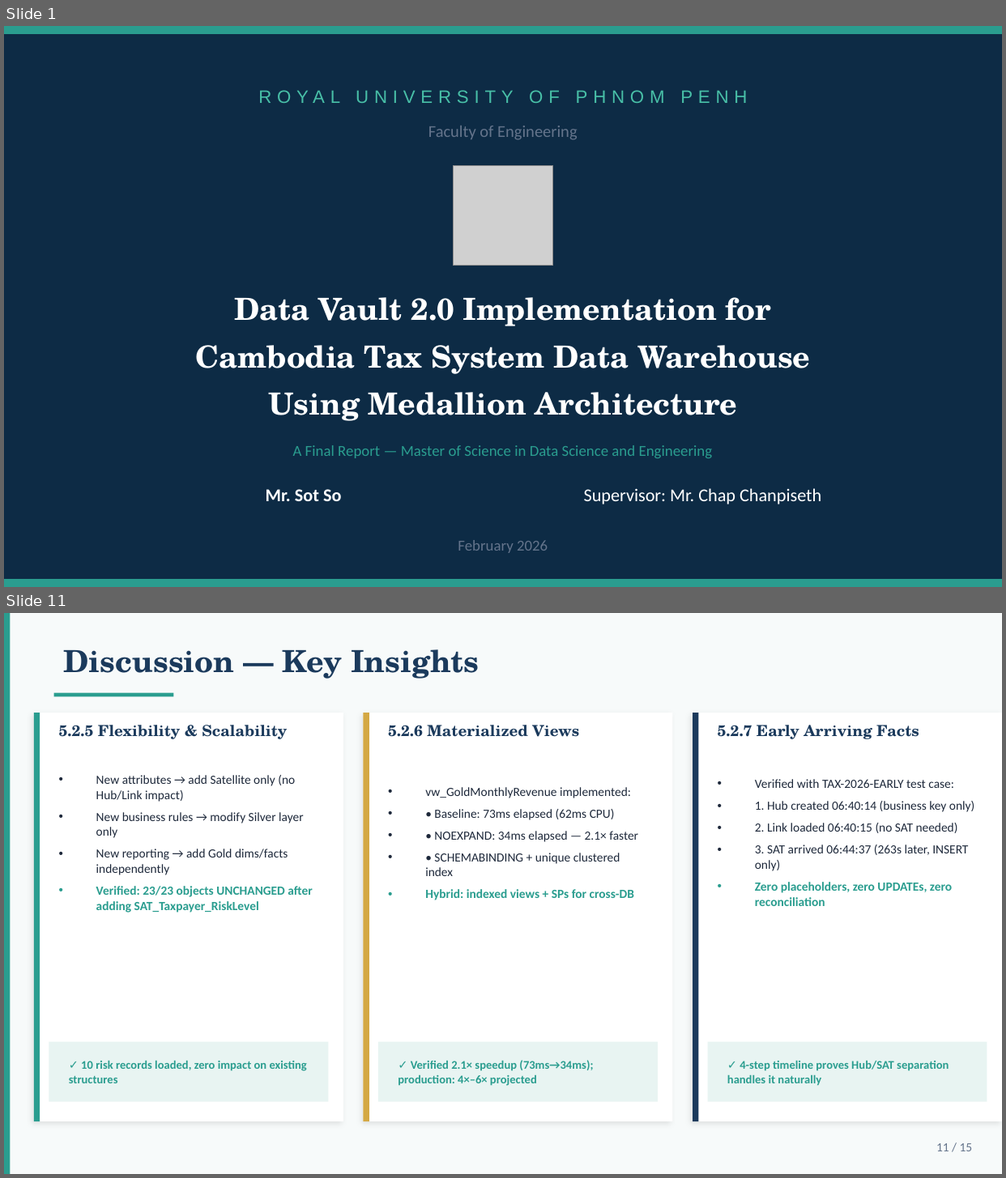
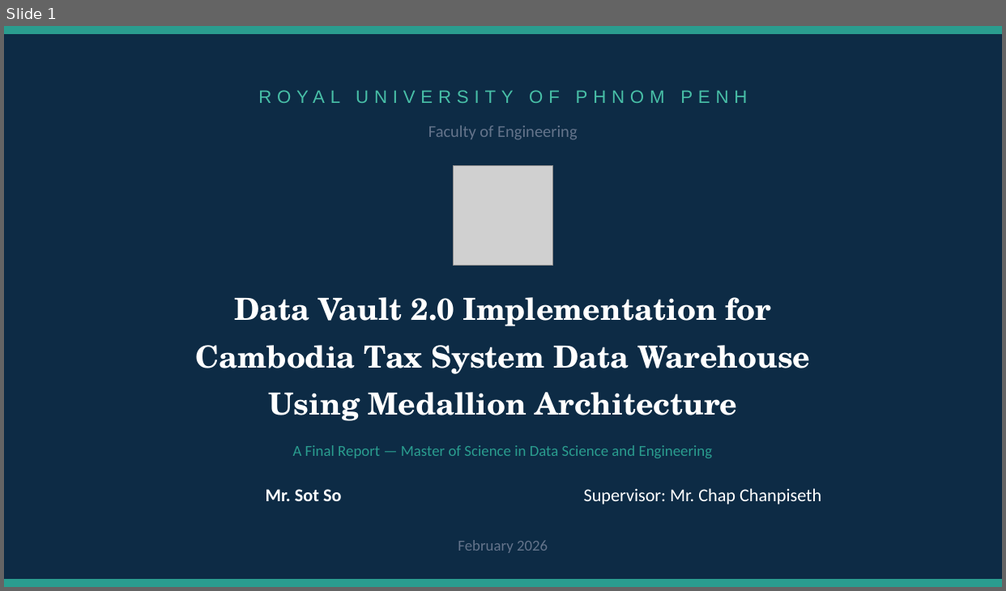
Before and after one commit to mvsotso/dv2-tax-data-warehouse-using-medallion, a slide deck: Documents/Final_Presentation.pptx. Shown one above the other, each under a label of ours: slides 1 and 11 before the commit, slide 1 after it; the slides between them are not shown. The pictures are 1006x1178 and 1006x591 pixels, drawn with LibreOffice and Linux fonts; fonts in the diff are those of the drawing; grey boxes stand for pictures. Boxes give left, top, right and bottom in pixels: in the first picture for what was removed or moved away, otherwise in the second. Text is boxed around its words. In the diff, an @@ line names an element or a change of style, - is before the commit and + after.

```diff
--- a/Documents/Final_Presentation.pptx
+++ b/Documents/Final_Presentation.pptx
@@ slide 11 removed at <box>4,613,1002,1174</box>, background #F7FAFA @@
@@ rectangle removed at <box>4,613,10,1174</box> @@
@@ text removed at <box>64,649,479,679</box> @@
-Discussion — Key Insights
@@ rectangle removed at <box>54,693,173,696</box> @@
@@ rectangle removed at <box>34,713,343,1122</box> @@
@@ rectangle removed at <box>34,713,40,1122</box> @@
@@ text removed at <box>59,725,287,739</box> @@
-5.2.5 Flexibility & Scalability
@@ rectangle removed at <box>364,713,672,1122</box> @@
@@ rectangle removed at <box>364,713,369,1122</box> @@
@@ text removed at <box>388,725,579,737</box> @@
-5.2.6 Materialized Views
@@ rectangle removed at <box>692,713,1002,1122</box> @@
@@ rectangle removed at <box>692,713,698,1122</box> @@
@@ text removed at <box>718,725,919,739</box> @@
-5.2.7 Early Arriving Facts
@@ text removed at <box>96,775,312,913</box> @@
-• New attributes → add Satellite only (no Hub/Link impact)
-• New business rules → modify Silver layer only
-• New reporting → add Gold dims/facts independently
-• Verified: 23/23 objects UNCHANGED after adding SAT_Taxpayer_RiskLevel
@@ text removed at <box>755,779,974,906</box> @@
-• Verified with TAX-2026-EARLY test case:
-• 1. Hub created 06:40:14 (business key only)
-• 2. Link loaded 06:40:15 (no SAT needed)
-• 3. SAT arrived 06:44:37 (263s later, INSERT only)
-• Zero placeholders, zero UPDATEs, zero reconciliation
@@ text removed at <box>425,787,638,901</box> @@
-• vw_GoldMonthlyRevenue implemented:
-• • Baseline: 73ms elapsed (62ms CPU)
-• • NOEXPAND: 34ms elapsed — 2.1× faster
-• • SCHEMABINDING + unique clustered index
-• Hybrid: indexed views + SPs for cross-DB
@@ rectangle removed at <box>49,1042,328,1102</box> @@
@@ rectangle removed at <box>378,1042,658,1102</box> @@
@@ rectangle removed at <box>708,1042,987,1102</box> @@
@@ text removed at <box>69,1060,307,1084</box> @@
-✓ 10 risk records loaded, zero impact on existing structures
@@ text removed at <box>398,1060,593,1086</box> @@
-✓ Verified 2.1× speedup (73ms→34ms); production: 4×–6× projected
@@ text removed at <box>727,1060,948,1086</box> @@
-✓ 4-step timeline proves Hub/SAT separation handles it naturally
@@ text removed at <box>936,1144,973,1152</box> @@
-11 / 15
```
Also in this commit, not shown: 12 slides changed, 1 other slide removed, 13 other files.
